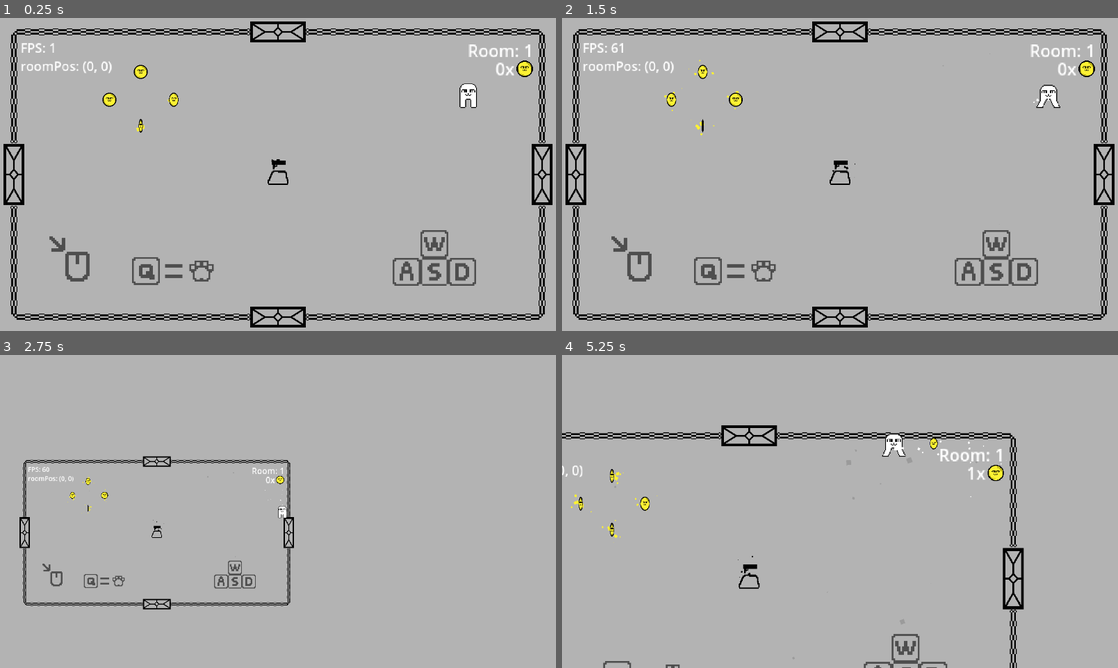
Above: before the commit, frames 1-4 (two rows, left to right).
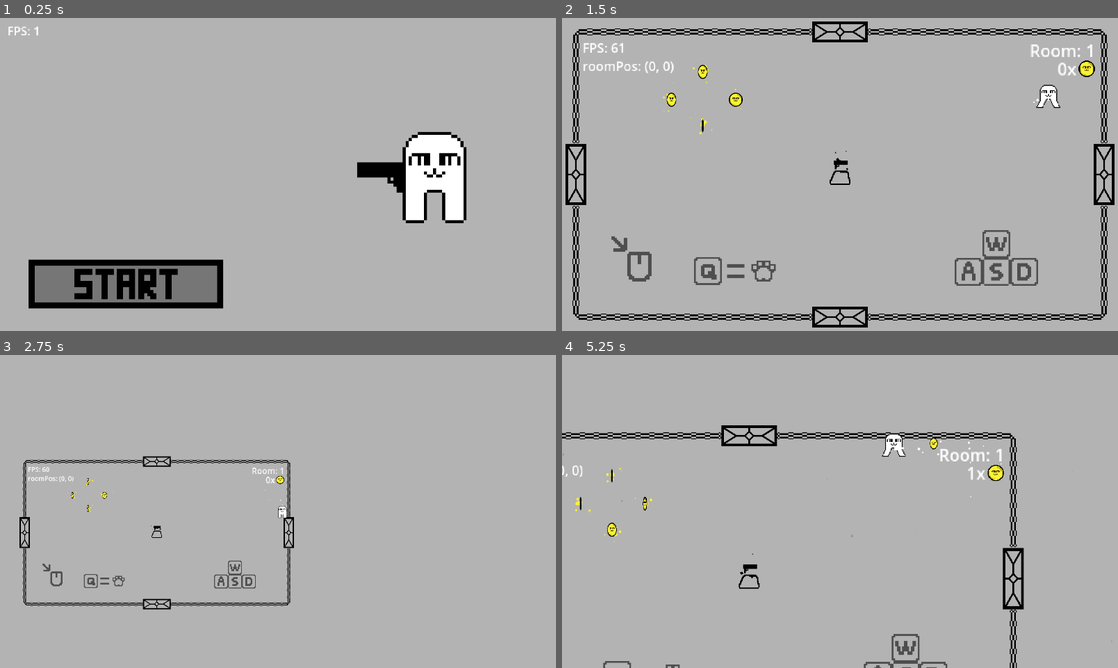
Above: after the commit, the same moments.

Repository: Jurgwem/roguelike
Game: Godot game, scene res://SCENES/start.tscn
The game is run twice, just before and just after one commit, with the same random seed, the same clock (stepped at 60 frames per second) and the same inputs. Before the commit the project starts from res://game.tscn.
Inputs (mouse positions are in pixels of both pictures, inside the frame that each line leads up to):
- Up to frame 1 (0.25 s): no input
- Up to frame 2 (1.5 s): click (689, 284) at 0.52 s; move the mouse to (962, 158) at 1.27 s; press the mouse at (962, 158) at 1.28 s; hold D (right) from 1.28 s (still down)
- Up to frame 3 (2.75 s): move the mouse to (166, 527) at 2.02 s; release D (right) at 2.03 s; release the mouse at (166, 527) at 2.03 s; hold S (down) from 2.03 s (still down); tap Alt (dev) at 2.1 s; click (166, 527) at 2.3 s
- Up to frame 4 (5.25 s): move the mouse to (895, 442) at 2.77 s; release S (down) at 2.78 s; press the mouse at (895, 442) at 2.78 s; hold D (right) 2.78-3.53 s; move the mouse to (812, 574) at 3.52 s; release the mouse at (812, 574) at 3.53 s; hold W (up) 3.53-4.28 s; tap Q (unequip) at 3.6 s; click (812, 574) at 3.8 s; move the mouse to (1006, 558) at 4.27 s; press the mouse at (1006, 558) at 4.28 s; hold A (left) from 4.28 s (still down); tap C (debugCoin) at 4.9 s; move the mouse to (673, 464) at 5.02 s; release the mouse at (673, 464) at 5.03 s; tap Alt (dev) at 5.1 s

The runs differ from the first frame. In frame 1, 16% of the frame differs, in the area x 0-100%, y 1-99%; in frame 2, less than 0.1%; in frame 3, less than 0.1%; in frame 4, 0.3%.

Commit message:
added title screen + sorted files

Diff:
--- a/room.tscn
+++ b/INST/room.tscn
@@ -1,8 +1,8 @@
 [gd_scene load_steps=8 format=3 uid="uid://bie37p0rv74i7"]
 
-[ext_resource type="Texture2D" uid="uid://bjm2bnl0smdrd" path="res://SPRITES/room_template.png" id="1_0mgwk"]
-[ext_resource type="Script" path="res://SCRIPTS/room.gd" id="1_no5a2"]
-[ext_resource type="Script" path="res://SCRIPTS/gen_room.gd" id="3_j2k26"]
+[ext_resource type="Script" path="res://SCRIPTS/room.gd" id="1_pgnb6"]
+[ext_resource type="Texture2D" uid="uid://bjm2bnl0smdrd" path="res://SPRITES/room_template.png" id="2_7nudl"]
+[ext_resource type="Script" path="res://SCRIPTS/gen_room.gd" id="3_n48xt"]
 
 [sub_resource type="SegmentShape2D" id="SegmentShape2D_ismcg"]
 a = Vector2(-615, -68)
--- a/game.tscn
+++ b/SCENES/game.tscn
@@ -9,9 +9,9 @@
 [ext_resource type="Texture2D" uid="uid://4gb8maj35ibv" path="res://SPRITES/wasd.png" id="6_kchic"]
 [ext_resource type="Texture2D" uid="uid://cqdg812541b74" path="res://SPRITES/q.png" id="7_5exos"]
 [ext_resource type="Texture2D" uid="uid://dq44qtdj8qix5" path="res://SPRITES/mouse.png" id="7_065qo"]
+[ext_resource type="PackedScene" uid="uid://c53nw2bjh4vot" path="res://INST/coin.tscn" id="9_86inw"]
 [ext_resource type="Texture2D" uid="uid://8qkldns3ymd6" path="res://SPRITES/coin.png" id="9_cjqhe"]
-[ext_resource type="PackedScene" uid="uid://c53nw2bjh4vot" path="res://coin.tscn" id="9_s7tye"]
-[ext_resource type="PackedScene" uid="uid://0yt3db2j1c4s" path="res://rock.tscn" id="11_4im8k"]
+[ext_resource type="PackedScene" uid="uid://0yt3db2j1c4s" path="res://INST/rock.tscn" id="12_l7axa"]
 [ext_resource type="Script" path="res://SCRIPTS/gun.gd" id="12_mdx1r"]
 [ext_resource type="Texture2D" uid="uid://cilj47nirfano" path="res://SPRITES/gun.png" id="12_yw3kh"]
 
@@ -389,16 +389,16 @@
 [node name="spawnCoins" type="Node2D" parent="spawnRoom"]
 position = Vector2(-316, -172)
 
-[node name="Coin" parent="spawnRoom/spawnCoins" instance=ExtResource("9_s7tye")]
+[node name="Coin" parent="spawnRoom/spawnCoins" instance=ExtResource("9_86inw")]
 position = Vector2(0, -64)
 
-[node name="Coin2" parent="spawnRoom/spawnCoins" instance=ExtResource("9_s7tye")]
+[node name="Coin2" parent="spawnRoom/spawnCoins" instance=ExtResource("9_86inw")]
 position = Vector2(-72, 0)
 
-[node name="Coin3" parent="spawnRoom/spawnCoins" instance=ExtResource("9_s7tye")]
+[node name="Coin3" parent="spawnRoom/spawnCoins" instance=ExtResource("9_86inw")]
 position = Vector2(76, 0)
 
-[node name="Coin4" parent="spawnRoom/spawnCoins" instance=ExtResource("9_s7tye")]
+[node name="Coin4" parent="spawnRoom/spawnCoins" instance=ExtResource("9_86inw")]
 position = Vector2(0, 60)
 
 [node name="gameManager" type="Node2D" parent="."]
@@ -465,7 +465,7 @@
 [node name="WorldEnvironment" type="WorldEnvironment" parent="."]
 environment = SubResource("Environment_noa8x")
 
-[node name="rock" parent="." instance=ExtResource("11_4im8k")]
+[node name="rock" parent="." instance=ExtResource("12_l7axa")]
 
 [node name="gun" type="Node2D" parent="."]
 position = Vector2(-38, -24)
--- /dev/null
+++ b/SCENES/start.tscn
@@ -0,0 +1,236 @@
+[gd_scene load_steps=24 format=3 uid="uid://cp8ibuyov36rn"]
+
+[ext_resource type="Texture2D" uid="uid://dyitmsmbbda0l" path="res://SPRITES/player_spritesheet.png" id="1_1tpjc"]
+[ext_resource type="Script" path="res://SCRIPTS/title_gun.gd" id="2_p63jh"]
+[ext_resource type="Texture2D" uid="uid://cilj47nirfano" path="res://SPRITES/gun.png" id="3_761q4"]
+[ext_resource type="Texture2D" uid="uid://dyx4xdbvswi8g" path="res://SPRITES/startButton.png" id="4_hyn8p"]
+[ext_resource type="Script" path="res://SCRIPTS/start_button.gd" id="4_vq774"]
+
+[sub_resource type="AtlasTexture" id="AtlasTexture_tv7cq"]
+atlas = ExtResource("1_1tpjc")
+region = Rect2(32, 0, 32, 32)
+
+[sub_resource type="AtlasTexture" id="AtlasTexture_i7bcy"]
+atlas = ExtResource("1_1tpjc")
+region = Rect2(64, 0, 32, 32)
+
+[sub_resource type="SpriteFrames" id="SpriteFrames_ovrl3"]
+animations = [{
+"frames": [{
+"duration": 1.0,
+"texture": SubResource("AtlasTexture_tv7cq")
+}, {
+"duration": 1.0,
+"texture": SubResource("AtlasTexture_i7bcy")
+}],
+"loop": true,
+"name": &"default",
+"speed": 2.0
+}]
+
+[sub_resource type="Curve" id="Curve_q4w7n"]
+_data = [Vector2(0, 0.549451), 0.0, 0.0, 0, 0, Vector2(1, 0), 0.0, 0.0, 0, 0]
+point_count = 2
+
+[sub_resource type="CurveTexture" id="CurveTexture_4agns"]
+curve = SubResource("Curve_q4w7n")
+
+[sub_resource type="ParticleProcessMaterial" id="ParticleProcessMaterial_wbjsf"]
+particle_flag_disable_z = true
+emission_shape_offset = Vector3(0, -1.605, 0)
+angle_min = -180.0
+angle_max = 180.0
+spread = 8.0
+initial_velocity_min = 32.0
+initial_velocity_max = 64.0
+orbit_velocity_min = -2.0
+orbit_velocity_max = 2.0
+gravity = Vector3(0, 0, 0)
+scale_min = 4.0
+scale_max = 8.0
+scale_curve = SubResource("CurveTexture_4agns")
+color = Color(1, 0.8, 0, 1)
+hue_variation_min = -0.2
+hue_variation_max = 0.06
+
+[sub_resource type="Curve" id="Curve_h48f1"]
+_data = [Vector2(0, 1), 0.0, 0.0, 0, 0, Vector2(0.74, 1), 0.0, 0.0, 0, 0, Vector2(1, 0), 0.0, 0.0, 0, 0]
+point_count = 3
+
+[sub_resource type="CurveTexture" id="CurveTexture_q8cgb"]
+curve = SubResource("Curve_h48f1")
+
+[sub_resource type="ParticleProcessMaterial" id="ParticleProcessMaterial_iw2in"]
+particle_flag_disable_z = true
+angle_min = 121.7
+angle_max = 121.7
+direction = Vector3(-0.8, -1, 0)
+spread = 0.0
+initial_velocity_min = 32.0
+initial_velocity_max = 32.0
+gravity = Vector3(0, 98, 0)
+scale_min = 8.0
+scale_max = 8.0
+scale_curve = SubResource("CurveTexture_q8cgb")
+color = Color(1, 1, 0, 1)
+
+[sub_resource type="Gradient" id="Gradient_w2a7c"]
+
+[sub_resource type="GradientTexture2D" id="GradientTexture2D_wu8qe"]
+gradient = SubResource("Gradient_w2a7c")
+
+[sub_resource type="Environment" id="Environment_bsy3r"]
+background_mode = 3
+tonemap_white = 10.94
+glow_enabled = true
+glow_levels/1 = 0.1
+glow_levels/2 = 0.54
+glow_levels/3 = 0.0
+glow_levels/5 = 0.0
+glow_normalized = true
+glow_intensity = 0.38
+glow_strength = 2.0
+glow_mix = 0.503
+glow_blend_mode = 1
+glow_hdr_threshold = 0.83
+volumetric_fog_density = 0.0
+adjustment_enabled = true
+adjustment_color_correction = SubResource("GradientTexture2D_wu8qe")
+
+[sub_resource type="Curve" id="Curve_r2gw7"]
+_data = [Vector2(0, 0), 0.0, 0.0, 0, 0, Vector2(0.5, 1), 0.0, 0.0, 0, 0, Vector2(1, 0), 0.0, 0.0, 0, 0]
+point_count = 3
+
+[sub_resource type="CurveTexture" id="CurveTexture_gmlhe"]
+curve = SubResource("Curve_r2gw7")
+
+[sub_resource type="ParticleProcessMaterial" id="ParticleProcessMaterial_f6juw"]
+particle_flag_disable_z = true
+emission_shape_scale = Vector3(256, 256, 256)
+emission_shape = 1
+emission_sphere_radius = 1.0
+angle_min = -180.0
+angle_max = 180.0
+angular_velocity_min = -360.0
+angular_velocity_max = 360.0
+orbit_velocity_min = -0.0999999
+orbit_velocity_max = 0.1
+gravity = Vector3(0, 0, 0)
+radial_accel_min = -22.54
+radial_accel_max = 11.27
+tangential_accel_min = -8.0
+tangential_accel_max = 8.0
+scale_min = 2.0
+scale_max = 8.0
+scale_curve = SubResource("CurveTexture_gmlhe")
+color = Color(1, 0.75, 0.75, 1)
+hue_variation_min = -1.0
+hue_variation_max = 1.0
+anim_speed_max = 6.31
+
+[sub_resource type="Gradient" id="Gradient_2q011"]
+offsets = PackedFloat32Array(0, 0.237705, 1)
+colors = PackedColorArray(0.720467, 0.720468, 0.720467, 1, 1, 1, 1, 1, 0, 0, 0, 1)
+
+[sub_resource type="GradientTexture1D" id="GradientTexture1D_k0fnn"]
+gradient = SubResource("Gradient_2q011")
+
+[sub_resource type="ParticleProcessMaterial" id="ParticleProcessMaterial_6omph"]
+particle_flag_disable_z = true
+emission_shape_offset = Vector3(0, 333, 0)
+angle_min = -180.0
+angle_max = 180.0
+direction = Vector3(0, -1, 0)
+spread = 0.0
+initial_velocity_min = 64.0
+initial_velocity_max = 64.0
+angular_velocity_min = -1.60933e-05
+angular_velocity_max = -1.60933e-05
+gravity = Vector3(0, 0, 0)
+scale_min = 300.0
+scale_max = 300.0
+color = Color(0.485703, 0.485704, 0.485703, 1)
+color_ramp = SubResource("GradientTexture1D_k0fnn")
+
+[node name="Start" type="Node2D"]
+
+[node name="startPlayer" type="Node2D" parent="."]
+z_index = 80
+position = Vector2(52, 0)
+
+[node name="AnimatedSprite2D" type="AnimatedSprite2D" parent="startPlayer"]
+sprite_frames = SubResource("SpriteFrames_ovrl3")
+autoplay = "default"
+frame_progress = 0.351096
+
+[node name="Camera2D" type="Camera2D" parent="."]
+zoom = Vector2(7, 7)
+
+[node name="titleGun" type="Node2D" parent="."]
+z_index = 81
+script = ExtResource("2_p63jh")
+
+[node name="Sprite2D" type="Sprite2D" parent="titleGun"]
+position = Vector2(11, 0)
+texture = ExtResource("3_761q4")
+
+[node name="shootPart" type="GPUParticles2D" parent="titleGun"]
+position = Vector2(28, 0)
+emitting = false
+amount = 32
+process_material = SubResource("ParticleProcessMaterial_wbjsf")
+lifetime = 0.15
+one_shot = true
+local_coords = true
+
+[node name="shell" type="GPUParticles2D" parent="titleGun"]
+z_index = 10
+position = Vector2(16, -2)
+emitting = false
+amount = 1
+process_material = SubResource("ParticleProcessMaterial_iw2in")
+one_shot = true
+
+[node name="startButton" type="Node2D" parent="."]
+script = ExtResource("4_vq774")
+
+[node name="Sprite2D" type="Sprite2D" parent="startButton"]
+position = Vector2(-50, 36)
+texture = ExtResource("4_hyn8p")
+
+[node name="Button" type="Button" parent="startButton"]
+offset_left = -82.0
+offset_top = 28.0
+offset_right = -74.0
+offset_bottom = 36.0
+scale = Vector2(8, 2)
+flat = true
+
+[node name="FPS" type="Label" parent="startButton"]
+offset_left = -89.0
+offset_top = -50.0
+offset_right = -49.0
+offset_bottom = -27.0
+scale = Vector2(0.240001, 0.240001)
+text = "FPS: "
+
+[node name="WorldEnvironment" type="WorldEnvironment" parent="."]
+environment = SubResource("Environment_bsy3r")
+
+[node name="bg" type="Node2D" parent="."]
+
+[node name="GPUParticles2D" type="GPUParticles2D" parent="bg"]
+position = Vector2(52, 0)
+amount = 256
+process_material = SubResource("ParticleProcessMaterial_f6juw")
+lifetime = 30.0
+fixed_fps = 60
+
+[node name="bgm" type="GPUParticles2D" parent="bg"]
+z_index = -4
+amount = 16
+process_material = SubResource("ParticleProcessMaterial_6omph")
+lifetime = 5.5
+fixed_fps = 60
+
+[connection signal="button_down" from="startButton/Button" to="startButton" method="_on_button_button_down"]
--- a/SCRIPTS/default_bullet.gd
+++ b/SCRIPTS/default_bullet.gd
@@ -1,6 +1,4 @@
 extends Node2D
-
-@onready var player = get_node("/root/game/player");
 
 var damage = 10;
 var speed = 16;
@@ -10,7 +8,15 @@
 var maxLifetime = 250;
 # Called when the node enters the scene tree for the first time.
 func _ready() -> void:
-	position = player.position;
+	if get_parent().name == "Start":
+		speed = 4;
+		inaccuracy = 1;
+		scale = Vector2(0.7, 0.7);
+		position = get_node("/root/Start/startPlayer").position;
+		position += Vector2(0, -2.3);
+	else:
+		var player = get_node("/root/game/player");
+		position = player.position;
 	look_at(get_global_mouse_position())
 	rotation -= deg_to_rad((randf()*inaccuracy) - (inaccuracy / 2))
 	pass # Replace with function body.
--- a/SCRIPTS/gen_room.gd
+++ b/SCRIPTS/gen_room.gd
@@ -2,7 +2,8 @@
 
 #@onready var static_body_2d: StaticBody2D = $"../StaticBody2D"
 @onready var gm = get_node("/root/game/gameManager");
-@onready var room = load("res://room.tscn").instantiate();
+@onready var room = load("res://INST/room.tscn");
+var door = load("res://INST/wall.tscn")
 @onready var raycast = $raycast;
 
 var used = false;
@@ -11,7 +12,6 @@
 func _ready() -> void:
 	gm.enemyCount = 1;
 	var translation = ["up", "right", "down", "left"];
-	var door = load("res://wall.tscn")
 	var doorInstance = door.instantiate();
 	add_child(doorInstance);
 	print("n = ", gm.doorCounter, "; trans: ", translation[gm.doorCounter])
@@ -37,5 +37,6 @@
 			print("room count: ", gm.roomCount);
 			#add_child(instance);
 			print("Room Parent: ", get_parent().get_parent().name)
-			$"../..".add_child(room);
+			var roomInstance = room.instantiate();
+			$"../..".add_child(roomInstance);
 			used = true;
--- a/SCRIPTS/gun.gd
+++ b/SCRIPTS/gun.gd
@@ -12,6 +12,7 @@
 var reloadTime = 2;
 var shootBuffer = 0.33;
 var ammo = 8
+var rotSpeed = 8
 # Called when the node enters the scene tree for the first time.
 func _ready() -> void:
 	pass # Replace with function body.
@@ -48,15 +49,25 @@
 				rotation -= deg_to_rad(360);
 			if rotation_degrees >= 90 and rotation_degrees <= 270:
 				$shootPart.position.y = 3;
+				$shell.scale = Vector2(1, -1)
+				$shell.position = Vector2(16, 3);
 				$Sprite2D.flip_v = true;
 			else:
 				$shootPart.position.y = 0;
+				$shell.scale = Vector2(1, 1);
+				$shell.position = Vector2(16, -2);
 				$Sprite2D.flip_v = false;
 		else:
 			if !$Sprite2D.flip_v:
-				rotation = deg_to_rad(45);
+				var rotation_diff = deg_to_rad(45) - rotation
+				rotation_diff = clamp(rotation_diff, -rotSpeed * delta, rotSpeed * delta)
+				rotation += rotation_diff
+				#rotation = deg_to_rad(45);
 			else:
-				rotation = deg_to_rad(135);
+				var rotation_diff = deg_to_rad(135) - rotation
+				rotation_diff = clamp(rotation_diff, -rotSpeed * delta, rotSpeed * delta)
+				rotation += rotation_diff
+				#rotation = deg_to_rad(135);
 
 		if (gm.currentAmmo <= 0 or Input.is_action_just_pressed("reload")) and !player.isReloading:
 			player.isReloading = true;
--- a/SCRIPTS/player.gd
+++ b/SCRIPTS/player.gd
@@ -34,7 +34,7 @@
 		print("Debug set enemy count to 0.");
 
 	if Input.is_action_just_pressed("debugCoin") and gm.isDev:
-		var coin = load("res://coin.tscn").instantiate();
+		var coin = load("res://INST/coin.tscn").instantiate();
 		add_child(coin);
 
 	#NORMAL GAME INPUTS
--- /dev/null
+++ b/SCRIPTS/start_button.gd
@@ -0,0 +1,14 @@
+extends Node2D
+
+# Called when the node enters the scene tree for the first time.
+func _ready() -> void:
+	pass # Replace with function body.
+
+func _physics_process(delta: float) -> void:
+	$FPS.text = str("FPS: ", Engine.get_frames_per_second());
+	pass
+
+func _on_button_button_down() -> void:
+	print("test")
+	get_tree().change_scene_to_file("res://SCENES/game.tscn")
+	pass # Replace with function body.
--- /dev/null
+++ b/SCRIPTS/title_gun.gd
@@ -0,0 +1,32 @@
+extends Node2D
+@onready var start_player: Node2D = $"../startPlayer"
+var bulletRess = preload("res://PROJECTILES/default_bullet.tscn");
+
+var shoot = false;
+# Called when the node enters the scene tree for the first time.
+func _ready() -> void:
+	pass # Replace with function body.
+
+
+# Called every frame. 'delta' is the elapsed time since the previous frame.
+func _physics_process(delta: float) -> void:
+	position = start_player.position;
+	look_at(get_global_mouse_position())
+	if rotation_degrees < -90:
+		rotation += deg_to_rad(360);
+	elif rotation_degrees > 270:
+		rotation -= deg_to_rad(360);
+	if rotation_degrees >= 90 and rotation_degrees <= 270:
+		$shootPart.position.y = 3;
+		$shell.scale = Vector2(1, -1)
+		$shell.position = Vector2(16, 3);
+		$Sprite2D.flip_v = true;
+	else:
+		$shootPart.position.y = 0;
+		$shell.scale = Vector2(1, 1);
+		$shell.position = Vector2(16, -2);
+		$Sprite2D.flip_v = false;
+	if Input.is_action_just_pressed("shoot") and shoot:
+		var bullet = bulletRess.instantiate();
+		$"..".add_child(bullet);
+	pass
--- a/project.godot
+++ b/project.godot
@@ -11,7 +11,7 @@
 [application]
 
 config/name="roguelike"
-run/main_scene="res://game.tscn"
+run/main_scene="res://SCENES/start.tscn"
 config/features=PackedStringArray("4.3", "Forward Plus")
 config/icon="res://icon.svg"
 
Renamed: coin.tscn -> INST/coin.tscn
Renamed: rock.tscn -> INST/rock.tscn
Not shown: 5 places in INST/room.tscn that only renumber resources
Not shown: 2 places in INST/wall.tscn that only renumber resources
Not shown: 6 places in SCENES/game.tscn that only renumber resources
Binary file added: SPRITES/startButton.aseprite
Binary file added: SPRITES/startButton.png
Not shown, added: SPRITES/startButton.png.import
